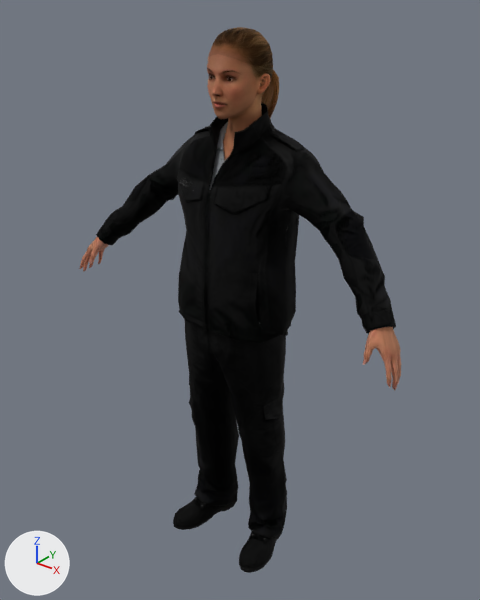
Before and after pictures for a commit that changed the glTF model assets/characters/mandy.glb.
Both versions are drawn from a 50 mm camera at (1.187, -1.444, 1.847) aimed at (-0.004, 0.045, 0.924). The axes (+X, +Y, +Z) are drawn at lower left. The lights are the same throughout. The older version comes first. Where no turn or scale is listed for an object, it has been applied to the vertices. Vertices at exactly the same position are counted once.

Names of what the first picture shows: 'f170_hipoly_81_bones'.
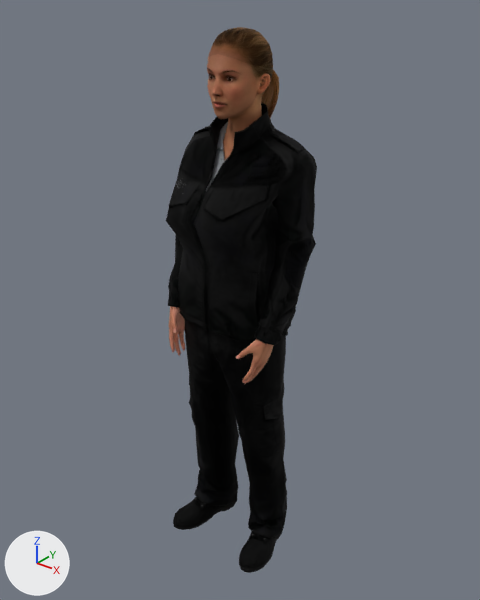
What changed in the scene script:
```text
Change me_mesh:
    used by ob_f170_hipoly_81_bones; location = (0.0, 0.0, 0.919)
    remove me_mesh.from_pydata(...)  # 4025 vertices, 8006 faces; spans x -0.61..0.61, y -0.14..0.2, z -0.92..0.81
    add me_mesh.from_pydata(...)  # 4025 vertices, 8006 faces; spans x -0.24..0.24, y -0.18..0.2, z -0.92..0.81
    me_mesh part 1: 1138 of 4025 vertices moved; they spanned x -0.61..0.61, y -0.12..0.14, z -0.02..0.5 and now span x -0.24..0.24, y -0.18..0.14, z -0.18..0.49; mean shift (0.0, -0.01, -0.14); largest move (0.61, -0.09, -0.02) -> (0.13, -0.11, -0.18)
```

What differs and where, as boxes [x1, y1, x2, y2] in the pictures (480 x 600 px; the box of a moved part takes in the faces that stretch with it):
'f170_hipoly_81_bones', reshaped (53% narrower)
    before: [80, 27, 401, 573]
    after: [166, 27, 317, 573]
part 1 of me_mesh, moved or reshaped
    before: [80, 135, 401, 391]
    after: [166, 135, 317, 384]
